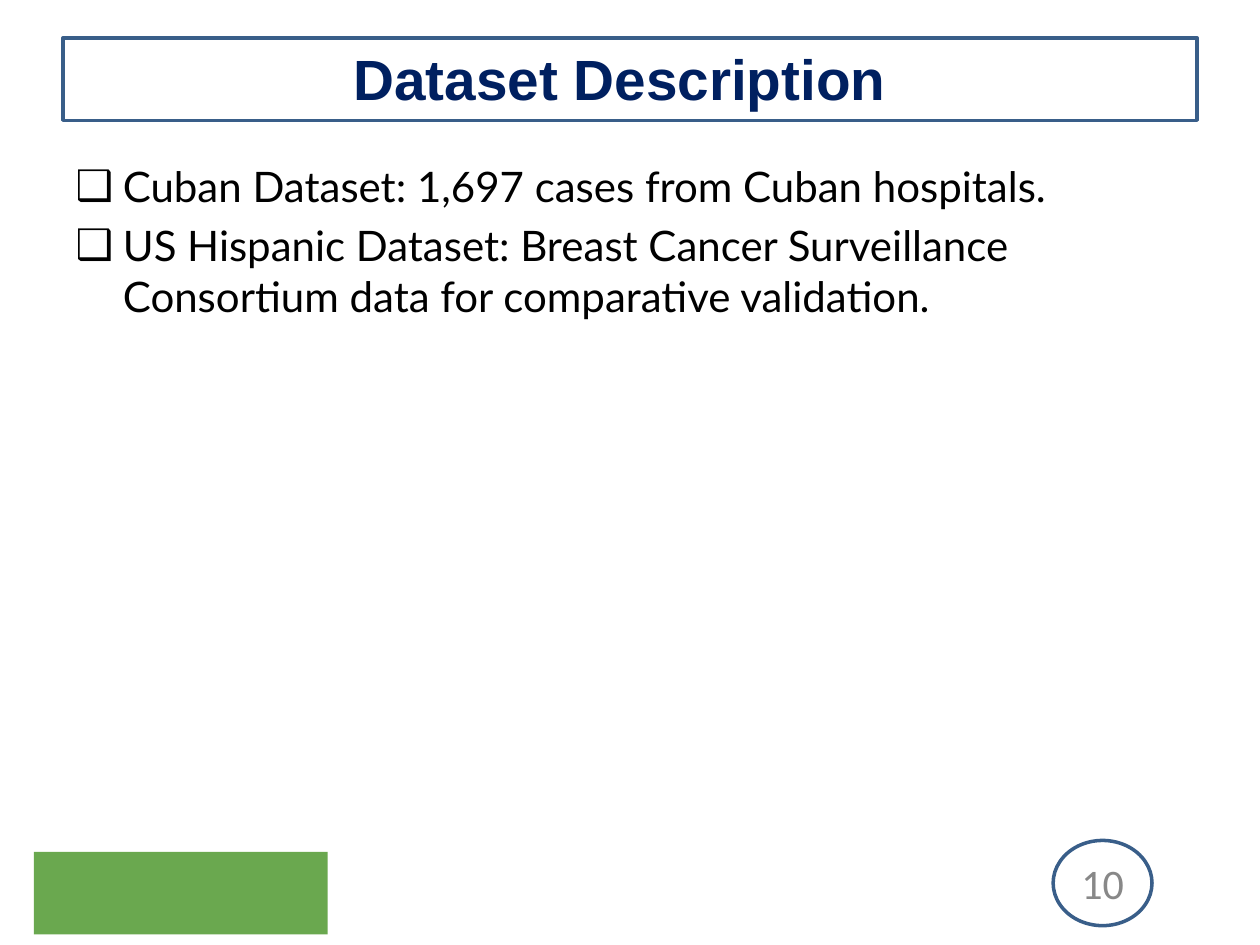
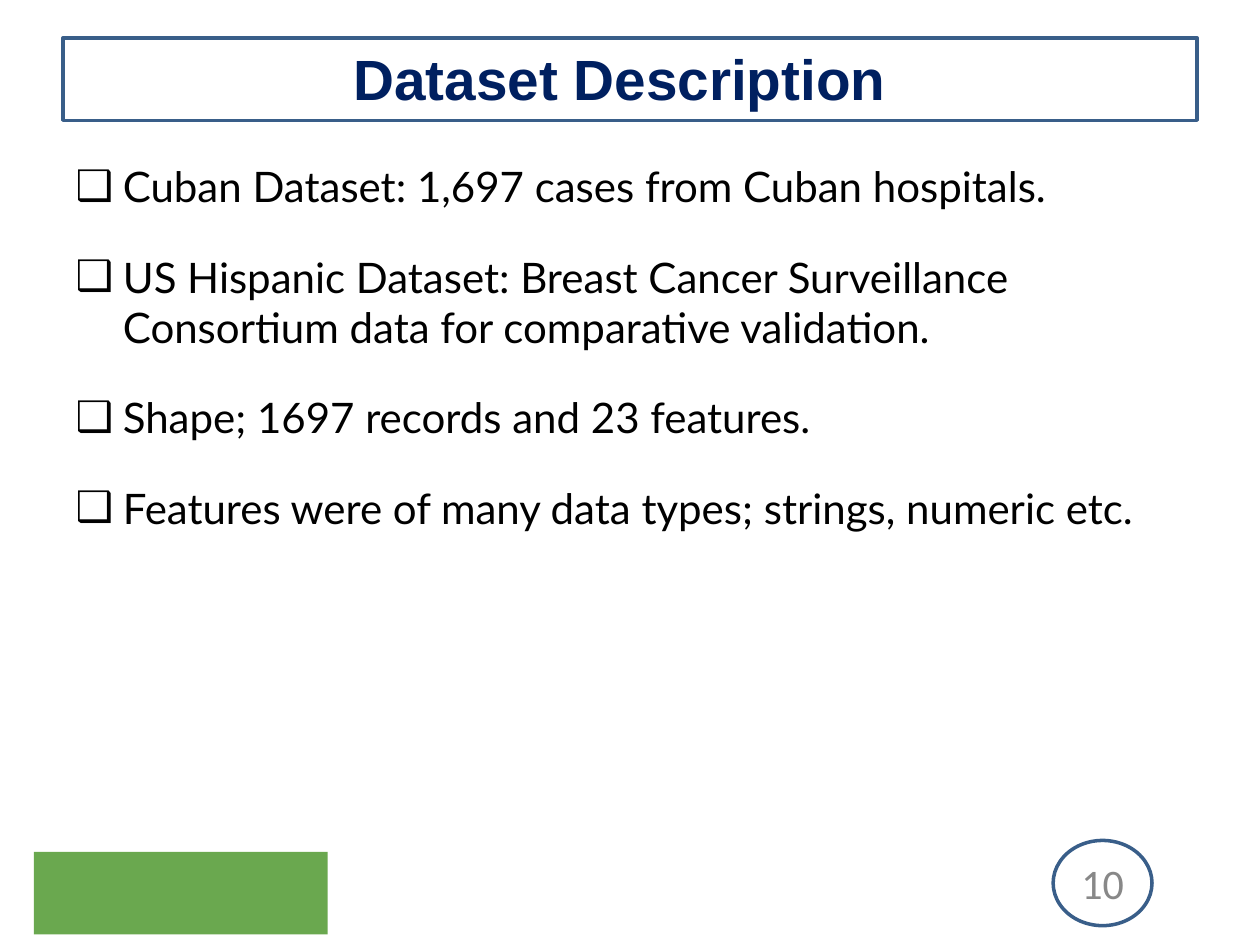
Before and after one commit to uginm102/MCSC-MUK, a slide deck: slide 10 of MCS7103-MachineLearning/Presentation.pptx. Drawn at 1260x945 pixels with LibreOffice and Linux fonts; fonts in the diff are those of the drawing; background and template pictures are left out. Boxes give left, top, right and bottom in pixels: in the first picture for what was removed or moved away, otherwise in the second. Text is boxed around its words. In the diff, an @@ line names an element or a change of style, - is before the commit and + after.

```diff
--- a/MCS7103-MachineLearning/Presentation.pptx
+++ b/MCS7103-MachineLearning/Presentation.pptx
@@ text at (x1=123, y1=171, x2=1046, y2=351): more space between paragraphs @@
@@ text at (x1=123, y1=402, x2=1133, y2=532): paragraphs added @@
+❑ Shape; 1697 records and 23 features.
+❑ Features were of many data types; strings, numeric etc.
```
Also in this commit, not shown: 10 other slides changed, 9 slides added, 4 slides removed, 1 other file.
